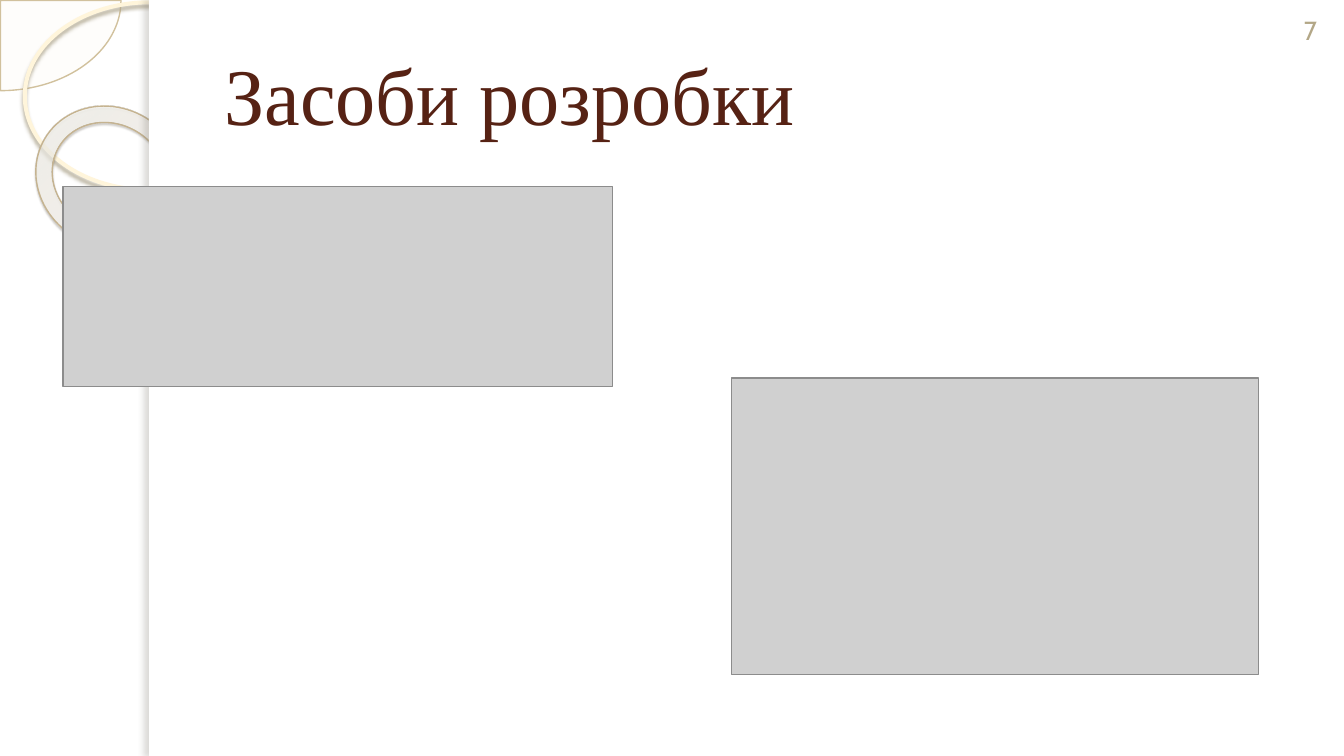
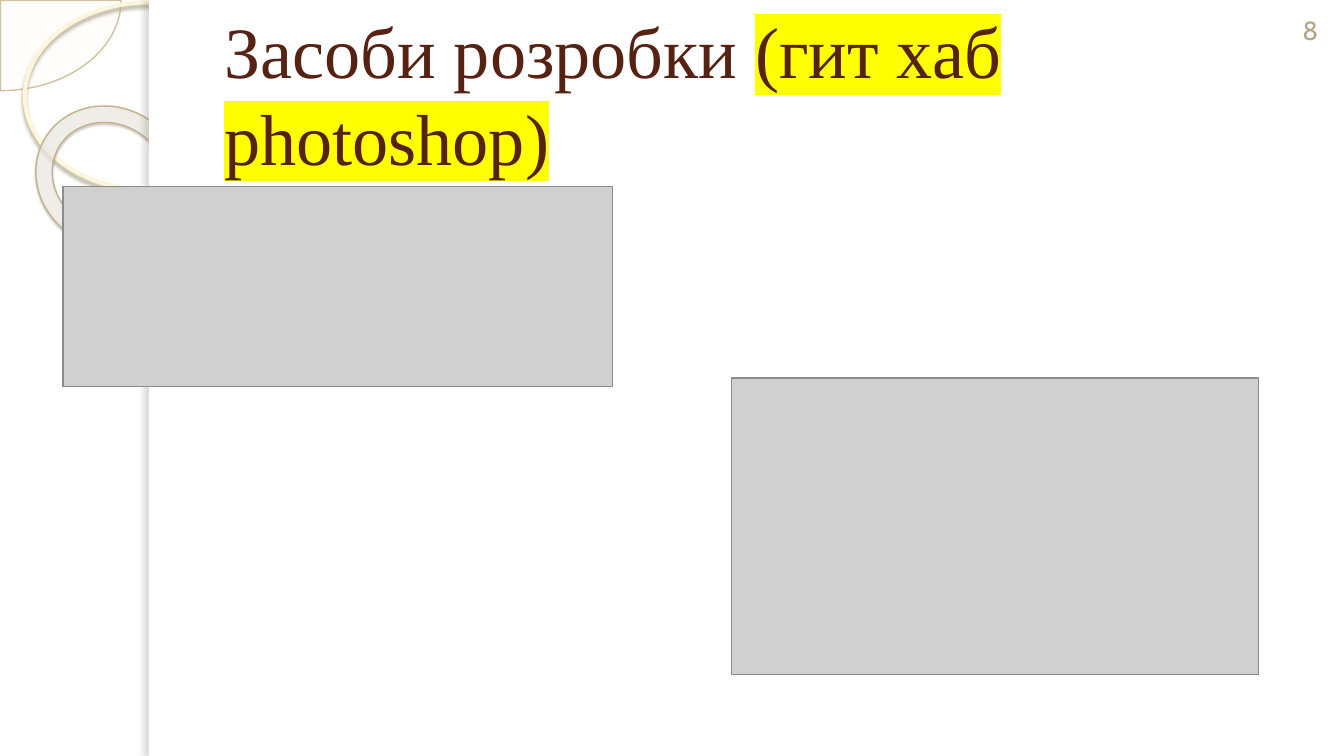
Before and after one commit to mcmcmax437/3D-RPG-Diploma-Thesis, a slide deck: slide 8 of Documents/Презентація_Терешкович_ІТ-02_ПредЗахист.pptx (slide 7 before the commit). Drawn at 1344x756 pixels with LibreOffice and Linux fonts; fonts in the diff are those of the drawing; grey boxes stand for pictures; background and template pictures are left out. Boxes give left, top, right and bottom in pixels: in the first picture for what was removed or moved away, otherwise in the second. Text is boxed around its words. In the diff, an @@ line names an element or a change of style, - is before the commit and + after.

```diff
--- a/Documents/Презентація_Терешкович_ІТ-02_ПредЗахист.pptx
+++ b/Documents/Презентація_Терешкович_ІТ-02_ПредЗахист.pptx
@@ title at (224, 26, 1001, 179): text changed; size 43 to 38.7 pt @@
-Засоби розробки
+Засоби розробки (гит хаб photoshop)
@@ page number at (1302, 21, 1318, 40): text changed @@
-7
+8
```
Also in this commit, not shown: 4 other slides changed, 2 slides added, 12 other files.
